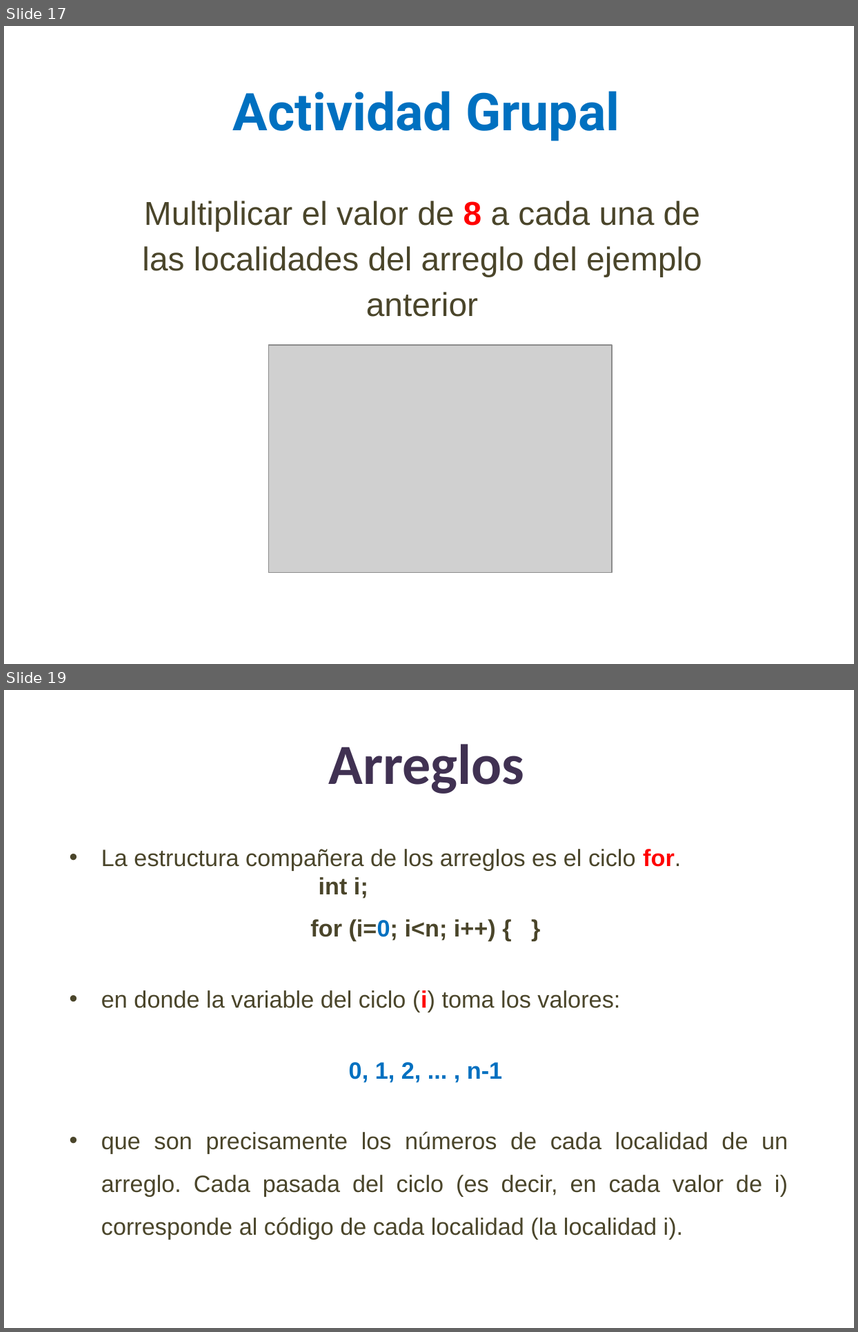
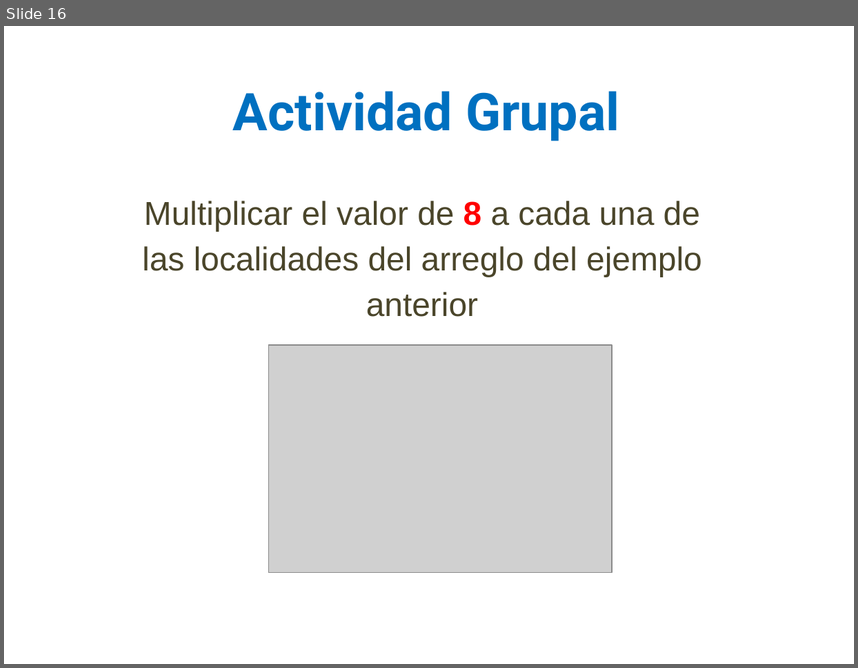
Before and after one commit to lizetheP/PensamientoC, a slide deck: calendario/documentos/7_Listas_Arreglos.pptx. Shown one above the other, each under a label of ours: slides 17 and 19 before the commit, slide 16 after it; the slides between them are not shown. The pictures are 858x1332 and 858x668 pixels, drawn with LibreOffice and Linux fonts; fonts in the diff are those of the drawing; grey boxes stand for pictures. Boxes give left, top, right and bottom in pixels: in the first picture for what was removed or moved away, otherwise in the second. Text is boxed around its words. In the diff, an @@ line names an element or a change of style, - is before the commit and + after.

```diff
--- a/calendario/documentos/7_Listas_Arreglos.pptx
+++ b/calendario/documentos/7_Listas_Arreglos.pptx
@@ slide 19 removed at (4,690,854,1328), background #FFFFFF @@
@@ title removed at (328,744,524,793) @@
-Arreglos
@@ text removed at (101,849,788,1239) @@
-• La estructura compañera de los arreglos es el ciclo for.
-int i;
-for (i=0; i<n; i++) { }
-• en donde la variable del ciclo (i) toma los valores:
-0, 1, 2, ... , n-1
-• que son precisamente los números de cada localidad de un arreglo. Cada pasada del ciclo (es decir, en cada valor de i) corresponde al código de cada localidad (la localidad i).
@@ what was slide 17 is now slide 16 @@
```
Also in this commit, not shown: 13 slides changed, 13 slides added, 3 other slides removed, 6 other files.
